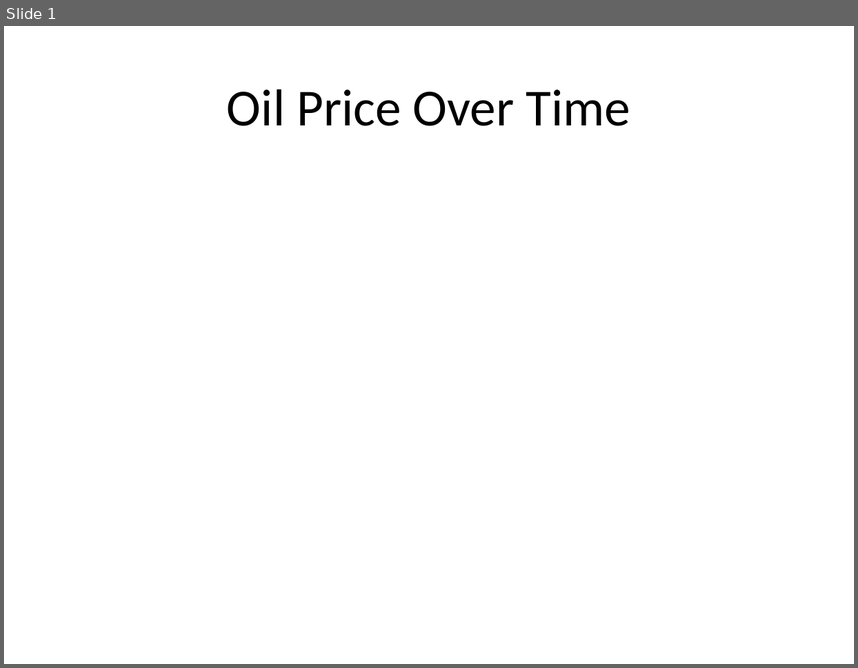
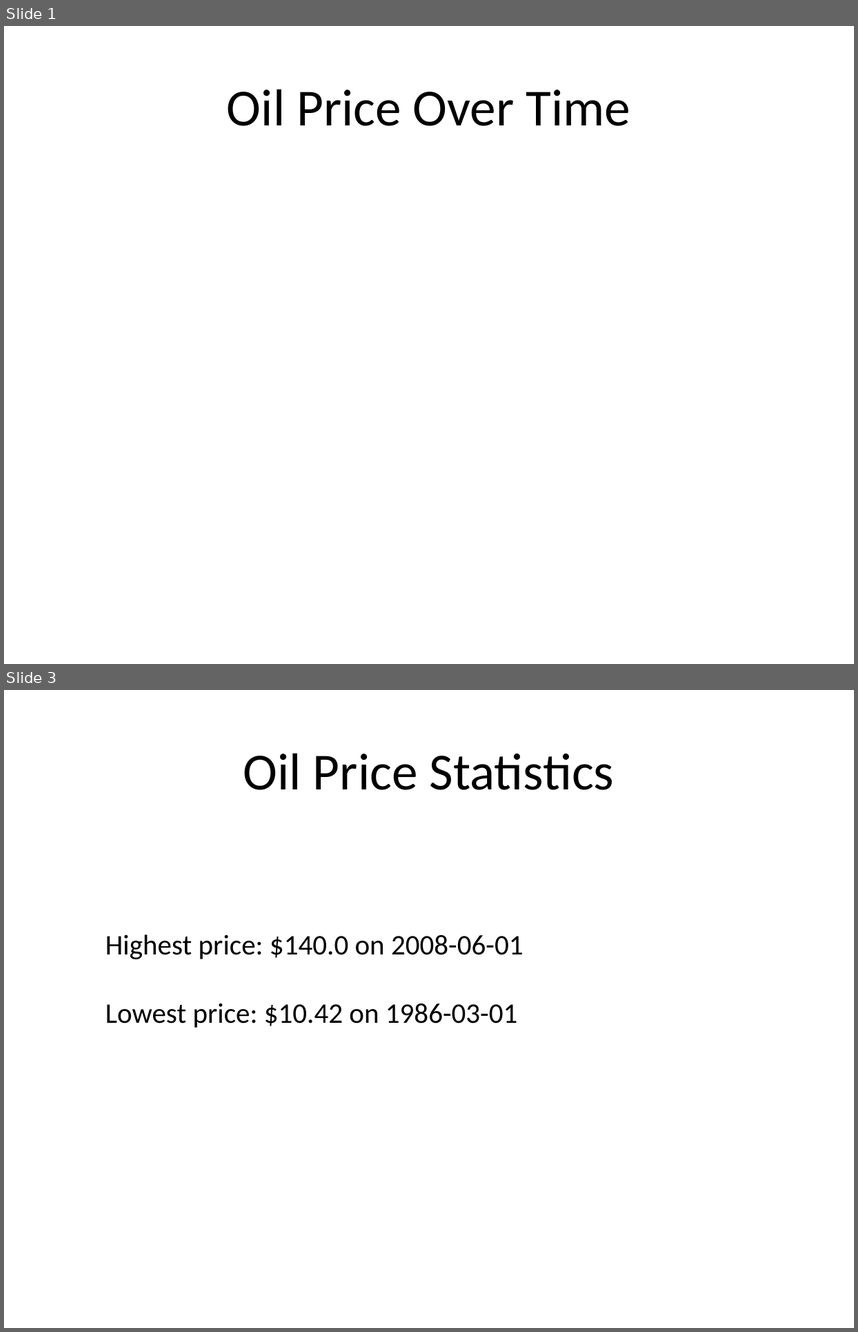
Before and after one commit to Axel-Andersson-PROG/Examensarbete, a slide deck: Bogdans_Presentation.pptx. Shown one above the other, each under a label of ours: slide 1 before the commit, slides 1 and 3 after it; the slides between them are not shown. The pictures are 858x668 and 858x1332 pixels, drawn with LibreOffice and Linux fonts; fonts in the diff are those of the drawing. Boxes give left, top, right and bottom in pixels: in the first picture for what was removed or moved away, otherwise in the second. Text is boxed around its words. In the diff, an @@ line names an element or a change of style, - is before the commit and + after.

```diff
--- a/Bogdans_Presentation.pptx
+++ b/Bogdans_Presentation.pptx
@@ slide 3 added at [4, 690, 854, 1328], background #FFFFFF @@
@@ title added at [243, 753, 614, 790], 44 pt, text #000000 @@
+Oil Price Statistics
@@ text added at [105, 934, 523, 1027], 24 pt, text #000000 @@
+Highest price: $140.0 on 2008-06-01
+Lowest price: $10.42 on 1986-03-01
```
Also in this commit, not shown: 1 slide changed, 4 other slides added, 2 slides removed, 7 other files.
